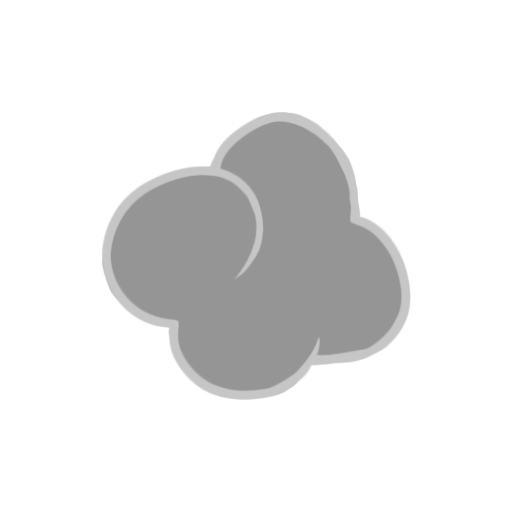
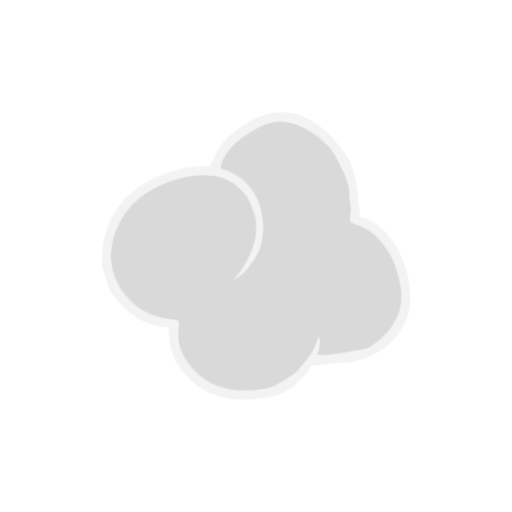
The second 512x512 image is a revision of the first. Changes to its layers:
pixels changed over [101, 112, 411, 400] (layer not identified)
